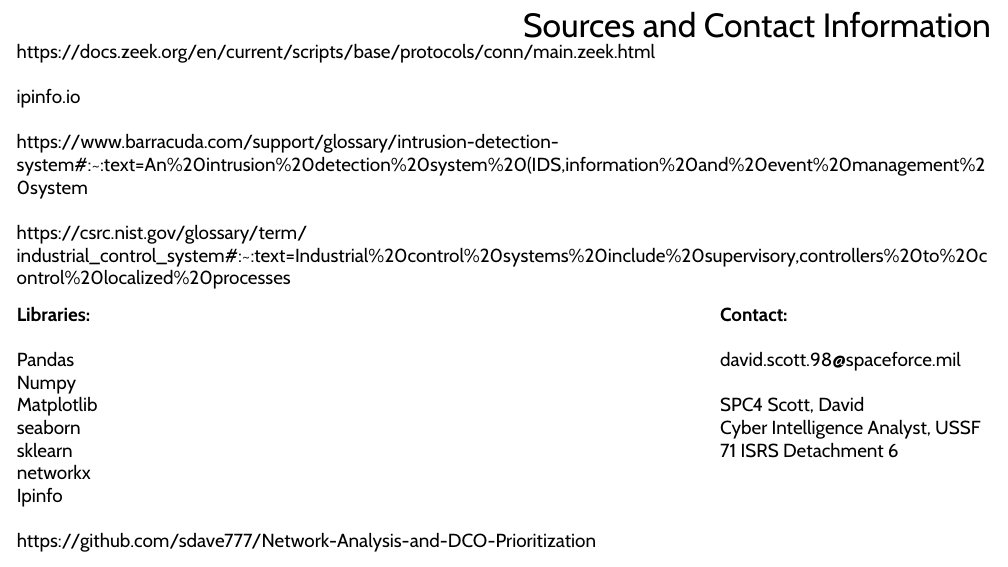
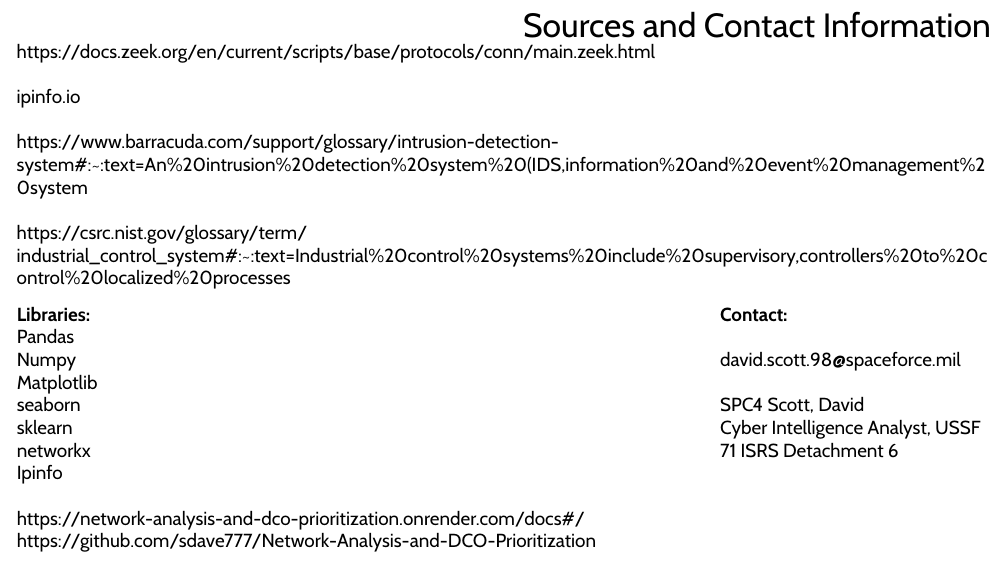
Before and after one commit to sdave777/Network-Analysis-and-DCO-Prioritization, a slide deck: slide 19 of Presentation.pptx. Drawn at 1008x567 pixels with LibreOffice and Linux fonts; fonts in the diff are those of the drawing; background and template pictures are left out. Boxes give left, top, right and bottom in pixels: in the first picture for what was removed or moved away, otherwise in the second. Text is boxed around its words. In the diff, an @@ line names an element or a change of style, - is before the commit and + after.

```diff
--- a/Presentation.pptx
+++ b/Presentation.pptx
@@ text at bbox=[17, 306, 91, 343]: text changed @@
-Libraries:
-Pandas
+Libraries:
+Pandas
@@ text at bbox=[17, 510, 585, 530]: paragraph added @@
+https://network-analysis-and-dco-prioritization.onrender.com/docs#/
```
Also in this commit, not shown: 1 other slide changed.
